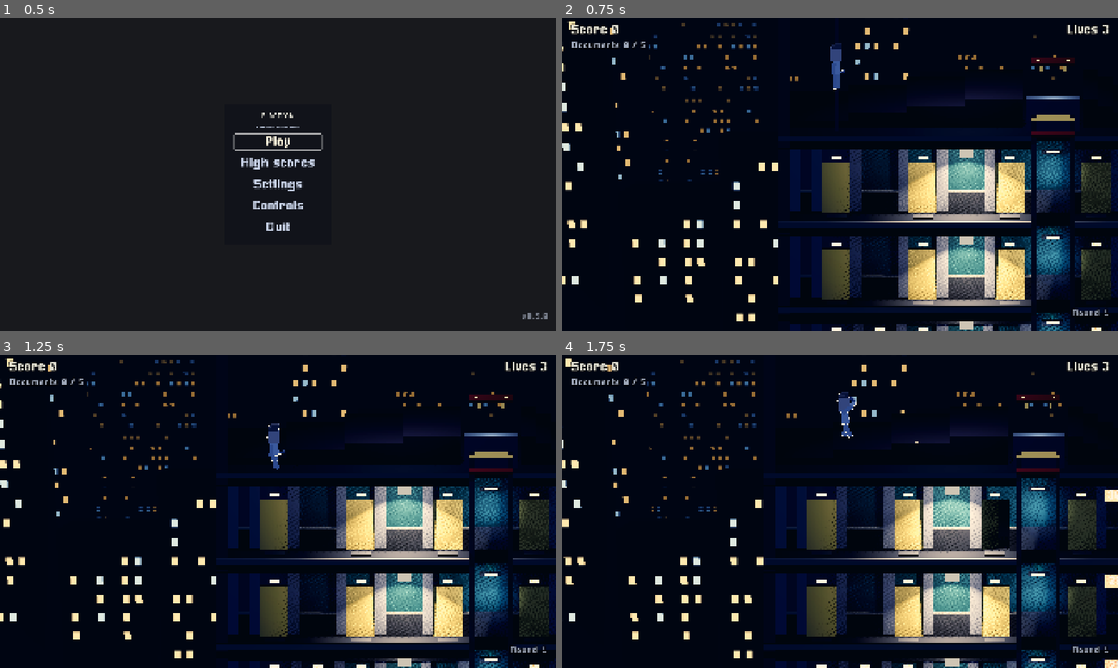
Above: before the commit, frames 1-4 (two rows, left to right).
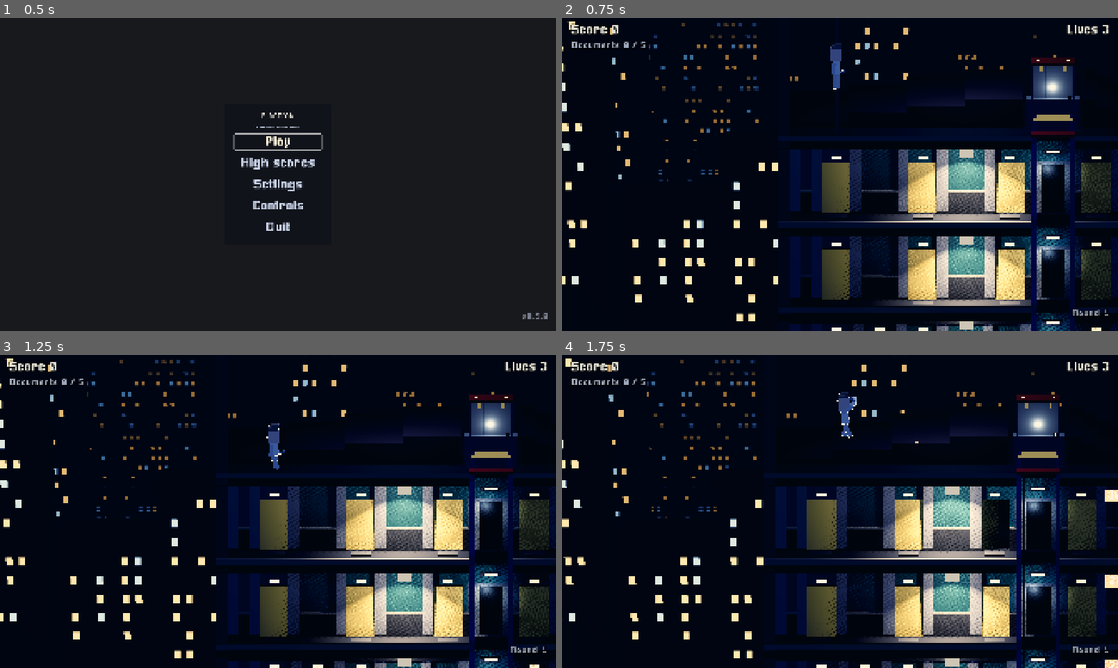
Above: after the commit, the same moments.

Repository: BalashovDmitriy/elaction
Game: Godot game, scene res://src/main.tscn
Two runs of this game, one before a commit and one after it. Both use one fixed random seed, a clock stepped at 60 frames per second and the inputs below.
Inputs (mouse positions are in pixels of both pictures, inside the frame that each line leads up to):
- Up to frame 1 (0.5 s): no input
- Up to frame 2 (0.75 s): click "Play" at 0.5 s
- Up to frame 3 (1.25 s): no input
- Up to frame 4 (1.75 s): tap Enter at 1.25 s; move the mouse to (962, 495) at 1.27 s; hold Right (move_right) from 1.28 s (still down); tap X (shoot) at 1.35 s; click (962, 495) at 1.42 s; tap Space (jump) at 1.52 s

Frame 1 is identical in both runs. In frame 2, 3.7% of the frame differs, in the area x 71-98%, y 15-100%; in frame 3, 3.7%; in frame 4, 3.8%, in the area x 66-96%, y 15-100%.

Commit message:
feat(m20): лифт, гараж и машина; ревизия EPIC
Кабина одета (CarDetail): стенки, светильник, поручень, пульт, тросы и
противовес навстречу; на этажах — порталы шахт со створками. Этаж выхода —
гараж без дверей и обстановки, как подвал оригинала (маска 00), с разметкой;
машина — седан из примитивов (CarModel) вместо коробки из car.glb.

EPIC пересмотрен построчно: пройденные вехи отмечены, ложные после пивота
утверждения сняты, нумерация M18a–M23 сведена, открытые вопросы закрыты по ADR.

Co-Authored-By: Claude Opus 5.5 (1M context) <noreply@anthropic.com>

Diff:
--- a/src/levels/building_dressing.gd
+++ b/src/levels/building_dressing.gd
@@ -42,7 +42,8 @@
 	var dressing := BuildingDressing.new()
 	var rng := RandomNumberGenerator.new()
 	rng.seed = hash([building_seed, SALT])
-	for index in rules.floors:
+	# Этаж выхода — гараж: пустой, с одной машиной (ADR-0031, решение 4).
+	for index in rules.floors - 1:
 		for x: float in free_spots(rules, plan, index):
 			if rng.randf() >= FILL_CHANCE:
 				continue
--- a/src/levels/building_props.gd
+++ b/src/levels/building_props.gd
@@ -53,6 +53,8 @@
 const WOOD := Color(0.20, 0.14, 0.10)
 const STEEL := Color(0.26, 0.27, 0.29)
 const PIPE := Color(0.22, 0.22, 0.24)
+const GARAGE_STRIPE := Color(0.75, 0.75, 0.7)
+const GARAGE_STOP := Color(0.6, 0.5, 0.15)
 ## Цифры табло — холодный светодиод. Не красные: красный огонёк на высоте
 ## вывески двери — знак двери с документом, и на тёмном этаже табло над
 ## каждой шахтой читалось бы ложной целью (авторевью M19).
@@ -122,6 +124,29 @@
 	for shaft in plan.shafts:
 		for index in range(maxi(shaft.top, 0), shaft.bottom + 1):
 			_hang_board(shaft.x, index)
+	_mark_garage(plan)
+
+
+## Разметка гаража — этажа выхода (ADR-0031, решение 4): белые полосы между
+## местами и колёсные упоры у стены, в обход шахт и выхода.
+func _mark_garage(plan: BuildingPlan) -> void:
+	var index := _rules.floors - 1
+	var surface := _rules.floor_surface(index)
+	var stripe := GreyboxLook.surface(GARAGE_STRIPE)
+	var stop := GreyboxLook.surface(GARAGE_STOP)
+	var step := _rules.slot_x(1) - _rules.slot_x(0)
+	var clear := plan.safe_spots(_rules, index)
+	var depth := WorldSpace.CORRIDOR_DEPTH * 0.8
+	for x: float in clear:
+		if absf(x - plan.exit_x) < step:
+			continue
+		var line := GreyboxLook.box(Vector3(0.08, 0.01, depth), stripe)
+		line.position = WorldSpace.to_scene(Vector2(x - step * 0.5, surface - 0.005))
+		add_child(line)
+		var block := GreyboxLook.box(Vector3(step * 0.45, 0.08, 0.14), stop)
+		block.position = WorldSpace.to_scene(Vector2(x, surface - 0.04))
+		block.position.z = WorldSpace.BACK_WALL_Z + STANDOFF + 0.2
+		add_child(block)
 
 
 func _place(prop: BuildingDressing.PropSpot) -> void:
--- a/src/levels/building_rules.gd
+++ b/src/levels/building_rules.gd
@@ -408,7 +408,9 @@
 ## обязательна из этих дверей одна: остальные занимают то, что осталось после
 ## ламп, — иначе эскалатору на тесном этаже не нашлось бы места.
 func doors_on(index: int) -> int:
-	if index <= ROOF:
+	if index <= ROOF or index == floors - 1:
+		# Этаж выхода — гараж, как подвал оригинала (маска 00): машина стоит не
+		# среди дверей (ADR-0031, решение 4).
 		return 0
 	if doors_cap > 0:
 		return doors_cap
--- a/src/levels/building_shafts.gd
+++ b/src/levels/building_shafts.gd
@@ -14,8 +14,18 @@
 ## Ширина направляющей шахты, м. Стойка идёт по краю проёма во всю его высоту.
 const RAIL_WIDTH: float = 0.18
 
-## Высота створок шахты, м.
-const DOOR_HEIGHT: float = 1.02
+## Портал шахты на этаже (ADR-0031, решение 1): доля ширины под каждую
+## раскрытую створку, наличник, перемычка и порог, м; цвета металла.
+## Доля тона шахты палитры раунда в направляющих (ADR-0031, решение 5).
+const SHAFT_TONE: float = 0.25
+
+const PORTAL_LEAF_SHARE: float = 0.22
+const PORTAL_JAMB: float = 0.07
+const PORTAL_HEAD: float = 0.1
+const PORTAL_SILL: float = 0.03
+const PORTAL_RECESS := Color(0.07, 0.08, 0.1)
+const PORTAL_LEAF := Color(0.5, 0.5, 0.48)
+const PORTAL_TRIM := Color(0.36, 0.37, 0.4)
 
 ## Высота упора в конце полосы шахты, м.
 const BUFFER_HEIGHT: float = 0.24
@@ -109,20 +119,57 @@
 	var bottom := _rules.floor_surface(shaft.bottom)
 	var half := _rules.shaft_width * 0.5
 	# Шахта — металл (ADR-0023, решение 5): направляющие ловят блик ламп.
-	var rail := GreyboxLook.metal(GreyboxLook.SHAFT)
+	var rail := GreyboxLook.metal(GreyboxLook.SHAFT.lerp(_rules.palette.shaft, SHAFT_TONE))
 
 	for side: float in [-1.0, 1.0]:
 		var x := shaft.x + half * side
 		var left := x if side < 0.0 else x - RAIL_WIDTH
 		_add_part(Rect2(left, top, RAIL_WIDTH, bottom - top), rail, RAIL_Z, RAIL_DEPTH)
 
-	var panel := GreyboxLook.surface(GreyboxLook.WALL)
-	var panel_z := WorldSpace.BACK_WALL_Z + PANEL_THICKNESS * 0.5 + 0.01
 	for index: int in range(shaft.top, shaft.bottom + 1):
 		var surface := _rules.floor_surface(index)
-		var door := Rect2(shaft.x - half, surface - DOOR_HEIGHT, _rules.shaft_width, DOOR_HEIGHT)
-		_add_part(door, panel, panel_z, PANEL_THICKNESS)
+		if index > BuildingRules.ROOF:
+			_build_portal(shaft.x, surface)
 		_light_the_shaft(shaft.x, index, surface)
+
+
+## Портал шахты на этаже, как на референсе: тёмный проём, раскрытые створки по
+## бокам, наличник, перемычка и порог (ADR-0031, решение 1). Всё у задней стены
+## и без тел: кабина ходит перед ним, и её видно целиком.
+func _build_portal(x: float, surface: float) -> void:
+	var half := _rules.shaft_width * 0.5
+	var height := Proportions.DOOR.y
+	var back_z := WorldSpace.BACK_WALL_Z + PANEL_THICKNESS * 0.5 + 0.01
+	var recess := GreyboxLook.metal(PORTAL_RECESS)
+	var leaf := GreyboxLook.metal(PORTAL_LEAF)
+	var trim := GreyboxLook.metal(PORTAL_TRIM)
+
+	_add_part(
+		Rect2(x - half, surface - height, half * 2.0, height), recess, back_z, PANEL_THICKNESS
+	)
+	var leaf_width := half * 2.0 * PORTAL_LEAF_SHARE
+	for side: float in [-1.0, 1.0]:
+		var from := x - half if side < 0.0 else x + half - leaf_width
+		_add_part(
+			Rect2(from, surface - height, leaf_width, height), leaf, back_z + 0.03, PANEL_THICKNESS
+		)
+		var jamb_from := x - half - PORTAL_JAMB if side < 0.0 else x + half
+		_add_part(
+			Rect2(jamb_from, surface - height, PORTAL_JAMB, height),
+			trim,
+			back_z + 0.05,
+			PANEL_THICKNESS
+		)
+	var head := Rect2(
+		x - half - PORTAL_JAMB,
+		surface - height - PORTAL_HEAD,
+		(half + PORTAL_JAMB) * 2.0,
+		PORTAL_HEAD
+	)
+	_add_part(head, trim, back_z + 0.05, PANEL_THICKNESS)
+	_add_part(
+		Rect2(x - half, surface - PORTAL_SILL, half * 2.0, PORTAL_SILL), trim, back_z + 0.12, 0.2
+	)
 
 
 ## Источник столба на одном этаже шахты: посреди пролёта, перед направляющими.
--- a/src/levels/building_shell.gd
+++ b/src/levels/building_shell.gd
@@ -38,6 +38,10 @@
 ## Кадры M18e: на сумрачной башне тёмный этаж без ламп отличался от светлого
 ## слабо — стена отражала общий тон так же, как на светлом.
 const UNLIT_SHADE: float = 0.45
+
+## Стена гаража — этажа выхода: бетон вместо конторской стены (ADR-0031,
+## решение 4).
+const GARAGE_WALL := Color(0.24, 0.24, 0.25)
 
 var _rules: BuildingRules = null
 var _plan: BuildingPlan = null
@@ -153,6 +157,8 @@
 		var bounds := _rules.floor_span(index)
 		var inner := Vector2(bounds.x + WALL_WIDTH, bounds.y - WALL_WIDTH)
 		var back := unlit_back if _rules.is_unlit(index) else lit_back
+		if index == _rules.floors - 1:
+			back = GreyboxLook.surface(GARAGE_WALL)
 
 		var openings := _openings_on(index)
 		var lintel_top := surface - Door.LEAF_SIZE.y
--- /dev/null
+++ b/src/levels/car_model.gd
@@ -0,0 +1,176 @@
+class_name CarModel
+extends RefCounted
+
+## Седан у выхода, собранный из примитивов (ADR-0031, решение 4).
+##
+## Раньше машина была коробкой из `car.glb` и на фоне дверей смотрелась нелепо.
+## Теперь это кузов с капотом и багажником ниже кабины, стёкла, колёса с
+## дисками, бамперы, фары и стоп-сигналы. Фары светятся эмиссией — источников
+## машина не добавляет.
+##
+## Нуль модели — между колёсами на земле, капот смотрит в +X.
+
+## Длина по бамперам, м — та же, по которой [ExitCar] ставит машину у выхода.
+const LENGTH: float = Proportions.CAR_LENGTH
+const WIDTH: float = 1.5
+
+## Нижний пояс кузова: от клиренса до линии окон.
+const CLEARANCE: float = 0.2
+const BELT: float = 0.72
+
+## Кабина: высота над поясом и доля длины по крыше и по низу.
+const CABIN_HEIGHT: float = 0.46
+const CABIN_ROOF: float = 0.36
+const CABIN_BASE: float = 0.56
+## Кабина сдвинута к корме: капот длиннее багажника.
+const CABIN_SHIFT: float = -0.06
+
+const WHEEL_RADIUS: float = 0.3
+const WHEEL_WIDTH: float = 0.22
+## Где колёса по длине, доли длины от середины.
+const AXLE: float = 0.31
+
+const PAINT := Color(0.62, 0.1, 0.1)
+const GLASS := Color(0.14, 0.2, 0.28)
+const CHROME := Color(0.7, 0.7, 0.72)
+const TYRE := Color(0.05, 0.05, 0.05)
+const HEADLIGHT := Color(1.0, 0.95, 0.8)
+const TAILLIGHT := Color(1.0, 0.1, 0.08)
+
+
+## Собирает седан узлом без тел.
+static func build() -> Node3D:
+	var car := Node3D.new()
+	car.name = "Sedan"
+	var paint := GreyboxLook.polished(PAINT)
+	var glass := GreyboxLook.polished(GLASS)
+	var chrome := GreyboxLook.metal(CHROME)
+
+	# Нижний пояс кузова во всю длину.
+	var body_height := BELT - CLEARANCE
+	_box(
+		car,
+		Vector3(LENGTH, body_height, WIDTH),
+		Vector3(0.0, CLEARANCE + body_height * 0.5, 0.0),
+		paint
+	)
+
+	# Кабина трапецией: призма поверх пояса, стёкла чуть внутри неё.
+	var base := LENGTH * CABIN_BASE
+	var roof := LENGTH * CABIN_ROOF
+	var cabin_x := LENGTH * CABIN_SHIFT
+	_trapezoid(car, base, roof, CABIN_HEIGHT, WIDTH * 0.92, Vector3(cabin_x, BELT, 0.0), paint)
+	_trapezoid(
+		car,
+		base - 0.08,
+		roof - 0.06,
+		CABIN_HEIGHT - 0.06,
+		WIDTH * 0.94,
+		Vector3(cabin_x, BELT + 0.01, 0.0),
+		glass
+	)
+	# Стойка посередине окна.
+	_box(
+		car,
+		Vector3(0.06, CABIN_HEIGHT - 0.05, WIDTH * 0.95),
+		Vector3(cabin_x, BELT + CABIN_HEIGHT * 0.5, 0.0),
+		paint
+	)
+
+	# Бамперы, фары, стоп-сигналы.
+	for end: float in [-1.0, 1.0]:
+		var x := end * (LENGTH * 0.5 + 0.03)
+		_box(car, Vector3(0.08, 0.1, WIDTH * 1.02), Vector3(x, CLEARANCE + 0.08, 0.0), chrome)
+		var lamp := GreyboxLook.light(HEADLIGHT if end > 0.0 else TAILLIGHT)
+		for side: float in [-1.0, 1.0]:
+			_box(
+				car,
+				Vector3(0.04, 0.1, 0.24),
+				Vector3(end * (LENGTH * 0.5 + 0.005), BELT - 0.14, side * (WIDTH * 0.5 - 0.2)),
+				lamp
+			)
+
+	# Колёса с дисками.
+	var tyre := GreyboxLook.surface(TYRE)
+	for axle: float in [-AXLE, AXLE]:
+		for side: float in [-1.0, 1.0]:
+			var z := side * (WIDTH * 0.5 - WHEEL_WIDTH * 0.35)
+			_wheel(car, Vector3(axle * LENGTH, WHEEL_RADIUS, z), tyre, chrome)
+	return car
+
+
+static func _box(host: Node3D, size: Vector3, at: Vector3, material: StandardMaterial3D) -> void:
+	var part := GreyboxLook.box(size, material)
+	part.position = at
+	host.add_child(part)
+
+
+## Трапеция вдоль X: низ [param bottom], верх [param top], стоит низом на
+## [param at]. Восемь вершин, двенадцать треугольников, плоские грани.
+static func _trapezoid(
+	host: Node3D,
+	bottom: float,
+	top: float,
+	height: float,
+	depth: float,
+	at: Vector3,
+	material: StandardMaterial3D
+) -> void:
+	var near := depth * 0.5
+	var corners: Array[Vector3] = [
+		Vector3(-bottom * 0.5, 0.0, near),
+		Vector3(bottom * 0.5, 0.0, near),
+		Vector3(top * 0.5, height, near),
+		Vector3(-top * 0.5, height, near),
+		Vector3(-bottom * 0.5, 0.0, -near),
+		Vector3(bottom * 0.5, 0.0, -near),
+		Vector3(top * 0.5, height, -near),
+		Vector3(-top * 0.5, height, -near),
+	]
+	# Грани по четыре вершины, обход против часовой снаружи.
+	var faces: Array[PackedInt32Array] = [
+		PackedInt32Array([0, 1, 2, 3]),
+		PackedInt32Array([5, 4, 7, 6]),
+		PackedInt32Array([3, 2, 6, 7]),
+		PackedInt32Array([4, 5, 1, 0]),
+		PackedInt32Array([1, 5, 6, 2]),
+		PackedInt32Array([4, 0, 3, 7]),
+	]
+	var tool := SurfaceTool.new()
+	tool.begin(Mesh.PRIMITIVE_TRIANGLES)
+	for face in faces:
+		# Обход по часовой — лицевая сторона у Godot; против часовой грань
+		# отсекалась бы, и кабина была видна изнанкой.
+		for index: int in [0, 2, 1, 0, 3, 2]:
+			tool.add_vertex(corners[face[index]])
+	tool.generate_normals()
+	var part := MeshInstance3D.new()
+	part.mesh = tool.commit()
+	part.material_override = material
+	part.position = at
+	host.add_child(part)
+
+
+static func _wheel(
+	host: Node3D, at: Vector3, tyre: StandardMaterial3D, rim: StandardMaterial3D
+) -> void:
+	var cylinder := CylinderMesh.new()
+	cylinder.top_radius = WHEEL_RADIUS
+	cylinder.bottom_radius = WHEEL_RADIUS
+	cylinder.height = WHEEL_WIDTH
+	var wheel := MeshInstance3D.new()
+	wheel.mesh = cylinder
+	wheel.material_override = tyre
+	wheel.rotation.x = PI * 0.5
+	wheel.position = at
+	host.add_child(wheel)
+	var disc := CylinderMesh.new()
+	disc.top_radius = WHEEL_RADIUS * 0.55
+	disc.bottom_radius = WHEEL_RADIUS * 0.55
+	disc.height = WHEEL_WIDTH + 0.02
+	var hub := MeshInstance3D.new()
+	hub.mesh = disc
+	hub.material_override = rim
+	hub.rotation.x = PI * 0.5
+	hub.position = at
+	host.add_child(hub)
--- a/src/levels/exit_car.gd
+++ b/src/levels/exit_car.gd
@@ -10,12 +10,9 @@
 ## Своим узлом с M18d: уровень перерос предел строк, а у машины своё состояние —
 ## куда стоит и едет ли, — которое уровню знать незачем.
 
-const MODEL := preload("res://assets/models/car.glb")
-
-## Длина модели `car.glb`, м: по ней машина ставится в зазор от проёма и
-## считается уехавшей из кадра. `tools/build_actors.py` строит кузов ровно такой
-## длины; высота и ширина у модели свои, и здесь они никому не нужны.
-const LENGTH: float = Proportions.CAR_LENGTH
+## Длина машины, м: по ней она ставится в зазор от проёма и считается уехавшей
+## из кадра. Седан собирает [CarModel] ровно такой длины (ADR-0031, решение 4).
+const LENGTH: float = CarModel.LENGTH
 const GAP: float = 0.36
 const SPEED: float = 9.6
 ## Машина стоит снаружи здания: за плоскостью игры, но перед стеной, чтобы
@@ -41,7 +38,7 @@
 	position.z = Z
 	# Модель стоит колёсами в своём нуле, капотом в +X; в другую сторону она
 	# разворачивается целиком.
-	var model := MODEL.instantiate() as Node3D
+	var model := CarModel.build()
 	if towards < 0.0:
 		model.rotation.y = PI
 	add_child(model)
--- /dev/null
+++ b/src/systems/elevators/car_detail.gd
@@ -0,0 +1,178 @@
+class_name CarDetail
+extends Node3D
+
+## Одежда кабины лифта: стенки, потолок со светильником, поручень, пульт, а в
+## шахте — тросы и противовес (ADR-0031, решение 1).
+##
+## Только вид: тела кабины — пол, крыша, зона пассажира и давки — остаются в
+## [ElevatorCar] и не меняются (ADR-0025). Спереди кабина открыта, как в
+## оригинале: игрок видит, кто внутри. Светильник — эмиссия, не источник: бюджет
+## ламп кадра кабина не трогает.
+
+## Глубина кабины, м: как у её пола в сцене.
+const DEPTH: float = 1.0
+
+## Стенка: толщина и то, насколько задняя отстоит от края пола.
+const WALL: float = 0.05
+
+## Стойки по углам открытого фасада.
+const POST := Vector2(0.07, 0.07)
+
+## Боковые стенки — только угловые панели у задней: Otto входит в кабину сбоку,
+## и стенка во всю глубину выглядела бы стеной, сквозь которую он проходит.
+const SIDE_DEPTH: float = 0.3
+
+## Поручень на задней стенке: высота над полом, сечение.
+const RAIL_RISE: float = 0.95
+const RAIL := Vector2(0.04, 0.06)
+
+## Пульт на задней стенке у правой стойки: размер и сколько кнопок.
+const PANEL := Vector3(0.16, 0.42, 0.03)
+const PANEL_RISE: float = 1.05
+const BUTTONS: int = 5
+const BUTTON: float = 0.035
+
+## Светильник под потолком: полоса во всю ширину без краёв.
+const LIGHT := Vector3(0.0, 0.05, 0.3)
+
+## Тросы: сколько, толщина, разнос от середины кабины, м.
+const CABLES: int = 3
+const CABLE: float = 0.025
+const CABLE_SPREAD: float = 0.14
+
+## Противовес: габарит и где он ходит — за задней стенкой кабины, у левого края.
+const WEIGHT := Vector3(0.3, 1.1, 0.16)
+const WEIGHT_Z: float = -DEPTH * 0.5 - 0.14
+
+const STEEL := Color(0.42, 0.43, 0.45)
+const STEEL_DARK := Color(0.2, 0.21, 0.23)
+const BRUSHED := Color(0.55, 0.53, 0.5)
+const CABIN_LIGHT := Color(1.0, 0.95, 0.85)
+const BUTTON_LIT := Color(1.0, 0.75, 0.35)
+const CABLE_COLOR := Color(0.12, 0.12, 0.13)
+
+var _width: float = 1.2
+## Корпус кабины отдельным узлом: его пересобирает [method build], а тросы и
+## противовес живут дольше — их заводит [method hang_cables] один раз.
+var _body: Node3D = null
+var _height: float = 3.0
+var _cables: Array[MeshInstance3D] = []
+var _weight_cables: Array[MeshInstance3D] = []
+var _weight: MeshInstance3D = null
+## Докуда в шахте ходит кабина: нижняя и верхняя остановки и верх шахты, по y сцены.
+var _low: float = 0.0
+var _high: float = 0.0
+var _top: float = 0.0
+
+
+## Собирает одежду под ширину кабины и просвет этажа. Зовётся из
+## [method ElevatorCar.fit_to_story] и пересобирает всё заново.
+func build(width: float, clear_height: float) -> void:
+	if _body != null:
+		_body.queue_free()
+	_body = Node3D.new()
+	_body.name = "Body"
+	add_child(_body)
+	_width = width
+	_height = clear_height
+
+	var steel := GreyboxLook.metal(STEEL)
+	var brushed := GreyboxLook.metal(BRUSHED)
+	var inner := clear_height - ElevatorCar.SLAB_THICKNESS * 2.0
+	var middle := ElevatorCar.SLAB_THICKNESS + inner * 0.5
+	var back_z := -DEPTH * 0.5 + WALL * 0.5
+
+	# Задняя стенка с двумя швами, боковые — узкие, во всю глубину.
+	_part(Vector3(width - WALL * 2.0, inner, WALL), Vector3(0.0, middle, back_z), brushed)
+	for seam: float in [-width / 6.0, width / 6.0]:
+		_part(Vector3(0.012, inner, 0.01), Vector3(seam, middle, back_z + WALL * 0.5), steel)
+	for side: float in [-1.0, 1.0]:
+		var x := side * (width * 0.5 - WALL * 0.5)
+		var side_z := -DEPTH * 0.5 + SIDE_DEPTH * 0.5
+		_part(Vector3(WALL, inner, SIDE_DEPTH), Vector3(x, middle, side_z), brushed)
+		var post_x := side * (width * 0.5 - POST.x * 0.5)
+		_part(
+			Vector3(POST.x, inner, POST.y),
+			Vector3(post_x, middle, DEPTH * 0.5 - POST.y * 0.5),
+			steel
+		)
+
+	# Светильник, поручень, пульт с кнопками.
+	var light_y := clear_height - ElevatorCar.SLAB_THICKNESS - LIGHT.y * 0.5
+	_part(
+		Vector3(width - WALL * 4.0, LIGHT.y, LIGHT.z),
+		Vector3(0.0, light_y, 0.0),
+		GreyboxLook.light(CABIN_LIGHT)
+	)
+	_part(
+		Vector3(width - WALL * 6.0, RAIL.x, RAIL.y),
+		Vector3(0.0, ElevatorCar.SLAB_THICKNESS + RAIL_RISE, back_z + WALL * 0.5 + RAIL.y * 0.5),
+		steel
+	)
+	var panel_x := width * 0.5 - WALL - PANEL.x * 0.5 - 0.06
+	var panel_y := ElevatorCar.SLAB_THICKNESS + PANEL_RISE
+	var panel_z := back_z + WALL * 0.5 + PANEL.z * 0.5
+	_part(PANEL, Vector3(panel_x, panel_y, panel_z), GreyboxLook.metal(STEEL_DARK))
+	for index in BUTTONS:
+		var y := panel_y + PANEL.y * 0.35 - float(index) * (PANEL.y * 0.7 / float(BUTTONS - 1))
+		_part(
+			Vector3(BUTTON, BUTTON, 0.012),
+			Vector3(panel_x, y, panel_z + PANEL.z * 0.5),
+			GreyboxLook.light(BUTTON_LIT)
+		)
+
+
+## Заводит тросы и противовес: кабина ходит между остановками [param low] и
+## [param high] (y сцены её низа), шахта кончается на [param top].
+func hang_cables(low: float, high: float, top: float) -> void:
+	_low = low
+	_high = high
+	_top = top
+	if _weight != null:
+		return
+	var cable := GreyboxLook.metal(CABLE_COLOR)
+	for index in CABLES:
+		_cables.append(_loose(cable))
+	for index in 2:
+		_weight_cables.append(_loose(cable))
+	_weight = GreyboxLook.box(WEIGHT, GreyboxLook.metal(STEEL_DARK))
+	_weight.top_level = true
+	add_child(_weight)
+
+
+## Ставит тросы и противовес под кабину, низ которой сейчас на [param car_y].
+## Противовес ходит навстречу: кабина внизу — он наверху.
+func follow(car_y: float, car_x: float) -> void:
+	if _weight == null:
+		return
+	var roof := car_y + _height
+	for index in _cables.size():
+		var x := car_x + (float(index) - float(CABLES - 1) * 0.5) * CABLE_SPREAD
+		_stretch(_cables[index], x, roof, _top, -0.1)
+	var weight_y := _low + _high - car_y + _height * 0.5
+	var weight_x := car_x - _width * 0.5 + WEIGHT.x * 0.5 + 0.06
+	_weight.global_position = Vector3(weight_x, weight_y, WEIGHT_Z)
+	for index in _weight_cables.size():
+		var x := weight_x + (float(index) - 0.5) * WEIGHT.x * 0.5
+		_stretch(_weight_cables[index], x, weight_y + WEIGHT.y * 0.5, _top, WEIGHT_Z)
+
+
+func _part(size: Vector3, at: Vector3, material: StandardMaterial3D) -> void:
+	var part := GreyboxLook.box(size, material)
+	part.position = at
+	_body.add_child(part)
+
+
+## Трос без места: ставит его [method follow] каждый шаг.
+func _loose(material: StandardMaterial3D) -> MeshInstance3D:
+	var line := GreyboxLook.box(Vector3.ONE, material)
+	line.top_level = true
+	add_child(line)
+	return line
+
+
+## Растягивает трос по вертикали от [param from] до [param to].
+func _stretch(line: MeshInstance3D, x: float, from: float, to: float, z: float) -> void:
+	var length := maxf(to - from, 0.01)
+	line.scale = Vector3(CABLE, length, CABLE)
+	line.global_position = Vector3(x, from + length * 0.5, z)
--- a/src/systems/elevators/elevator_car.gd
+++ b/src/systems/elevators/elevator_car.gd
@@ -90,6 +90,8 @@
 var _indicators: Array[MeshInstance3D] = []
 ## Ширина кабины, м. Задаёт её [method fit_to_story] из правил здания.
 var _width: float = DEFAULT_WIDTH
+## Стенки, светильник, пульт, тросы и противовес — только вид (ADR-0031).
+var _detail: CarDetail = null
 @onready var _interior: Area3D = $Interior
 @onready var _crush_zone: Area3D = $CrushZone
 @onready var _up_arrow: MeshInstance3D = $UpArrow
@@ -115,6 +117,9 @@
 		var indicator := GreyboxLook.box(INDICATOR_SIZE, GreyboxLook.light(GreyboxLook.INDICATOR))
 		add_child(indicator)
 		_indicators.append(indicator)
+	_detail = CarDetail.new()
+	_detail.name = "Detail"
+	add_child(_detail)
 	fit_to_story(DEFAULT_CLEAR_HEIGHT, DEFAULT_WIDTH)
 
 
@@ -139,6 +144,8 @@
 ## (ADR-0026, решение 3).
 func fit_to_story(clear_height: float, car_width: float) -> void:
 	_width = car_width
+	if _detail != null:
+		_detail.build(car_width, clear_height)
 	var roof_middle := clear_height - SLAB_THICKNESS * 0.5
 	($RoofShape as CollisionShape3D).position.y = roof_middle
 	($RoofVisual as MeshInstance3D).position.y = roof_middle
@@ -193,6 +200,7 @@
 	# у нижнего нет.
 	var occupied := has_rider() or (_deck != null and _deck.has_rider())
 	_place(_motion.update(delta, _command if occupied else 0.0, occupied))
+	_detail.follow(global_position.y, global_position.x)
 
 	var reached := _motion.aligned_floor()
 	if reached != _aligned_floor:
@@ -219,6 +227,13 @@
 	_motion.setup(stops, start_floor)
 	_place(_motion.position)
 	_aligned_floor = _motion.aligned_floor()
+	# Тросы и противовес: остановки — высоты правил, у сцены ось y вверх.
+	if _detail != null and not stops.is_empty():
+		var low := WorldSpace.height_to_scene(Array(stops).max())
+		var high := WorldSpace.height_to_scene(Array(stops).min())
+		var room := ($RoofVisual as MeshInstance3D).position.y + SLAB_THICKNESS * 0.5
+		_detail.hang_cables(low, high, high + room)
+		_detail.follow(global_position.y, global_position.x)
 
 
 ## Делает кабину нижним ярусом пары: своего хода у неё больше нет, она держится
--- a/tests/test_building_dress.gd
+++ b/tests/test_building_dress.gd
@@ -77,7 +77,11 @@
 		"shaft_rail":
 			return is_equal_approx(size.x, BuildingShafts.RAIL_WIDTH)
 		"shaft_door":
-			return is_equal_approx(size.y, BuildingShafts.DOOR_HEIGHT)
+			# Проём портала шахты: во всю её ширину и в высоту двери (ADR-0031).
+			return (
+				is_equal_approx(size.x, Proportions.SHAFT)
+				and is_equal_approx(size.y, Proportions.DOOR.y)
+			)
 		"shaft_buffer":
 			return is_equal_approx(size.y, BuildingShafts.BUFFER_HEIGHT)
 		"machine_room":
@@ -140,7 +144,8 @@
 		_drop(level)
 
 
-## Створки стоят на каждом этаже, который шахта обслуживает, — и только там.
+## Портал стоит на каждом этаже, который шахта обслуживает, — и только там. На
+## крыше портала нет: там шахта уходит в машинное отделение.
 func test_shaft_doors_stand_on_every_floor_it_serves() -> void:
 	var level := _build(1)
 	await wait_physics_frames(SETTLE_FRAMES)
@@ -149,8 +154,8 @@
 	var doors := _parts(level, "shaft_door")
 	var served := 0
 	for shaft: BuildingPlan.ShaftSpot in level.plan().shafts:
-		served += shaft.height()
-		for index: int in range(shaft.top, shaft.bottom + 1):
+		for index: int in range(maxi(shaft.top, 0), shaft.bottom + 1):
+			served += 1
 			var surface := rules.floor_surface(index)
 			var found := false
 			for door: Rect2 in doors:
--- a/tests/test_building_map.gd
+++ b/tests/test_building_map.gd
@@ -77,7 +77,8 @@
 	var rules := _rules(0)
 	for building_seed: int in SEEDS:
 		var plan := BuildingPlan.generate(rules, building_seed)
-		for index: int in rules.floors:
+		# Этаж выхода — гараж без дверей, как подвал оригинала (ADR-0031, решение 4).
+		for index: int in rules.floors - 1:
 			if not rules.is_wide(index):
 				continue
 			var rom := Arcade.rom_floor(index, rules.floors)
--- a/tools/layout_shot.gd
+++ b/tools/layout_shot.gd
@@ -75,6 +75,11 @@
 	await _shoot_the_wall("04_inner_wall", walled)
 	await _shoot_floor("05_tower_doors", 2)
 	await _shoot_floor("06_dark_floor", _first_unlit_floor())
+	# Гараж у выхода: машина и разметка (ADR-0031, решение 4).
+	var bottom := rules.floors - 1
+	# Не в самом проёме: без документов выход отправил бы Otto к красной двери.
+	_place(_level.plan().exit_x + 2.5, bottom)
+	await _shoot("07_garage", bottom)
 
 	print("  кадры раскладки в %s" % _folder)
 	get_tree().quit(0)
Not shown, added: src/levels/car_model.gd.uid
Not shown, added: src/systems/elevators/car_detail.gd.uid
Not shown, changed: docs/EPIC.md
Not shown, changed: docs/STATUS.md
Not shown, changed: docs/adr/0031-scene-detail.md
